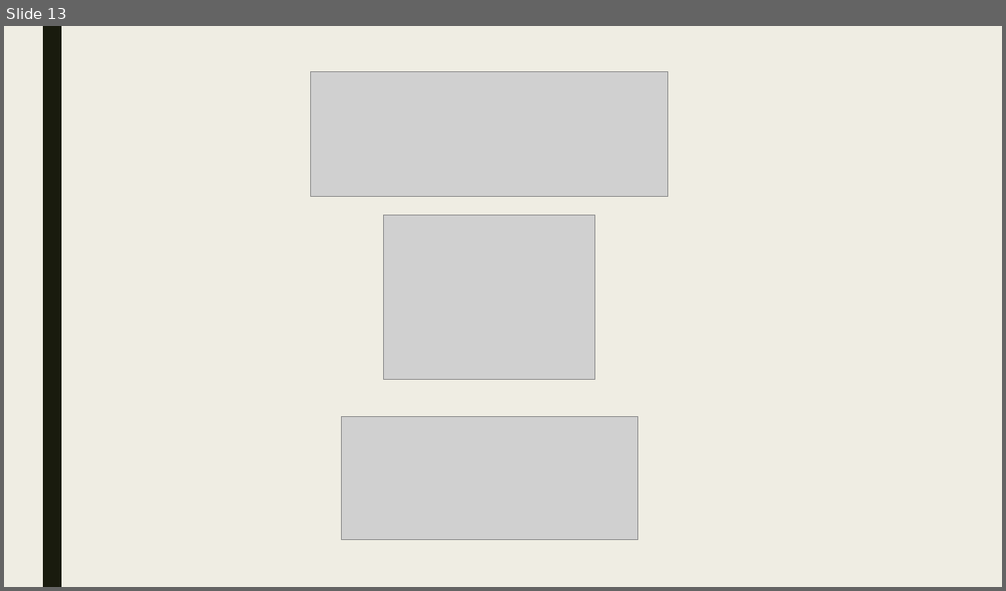
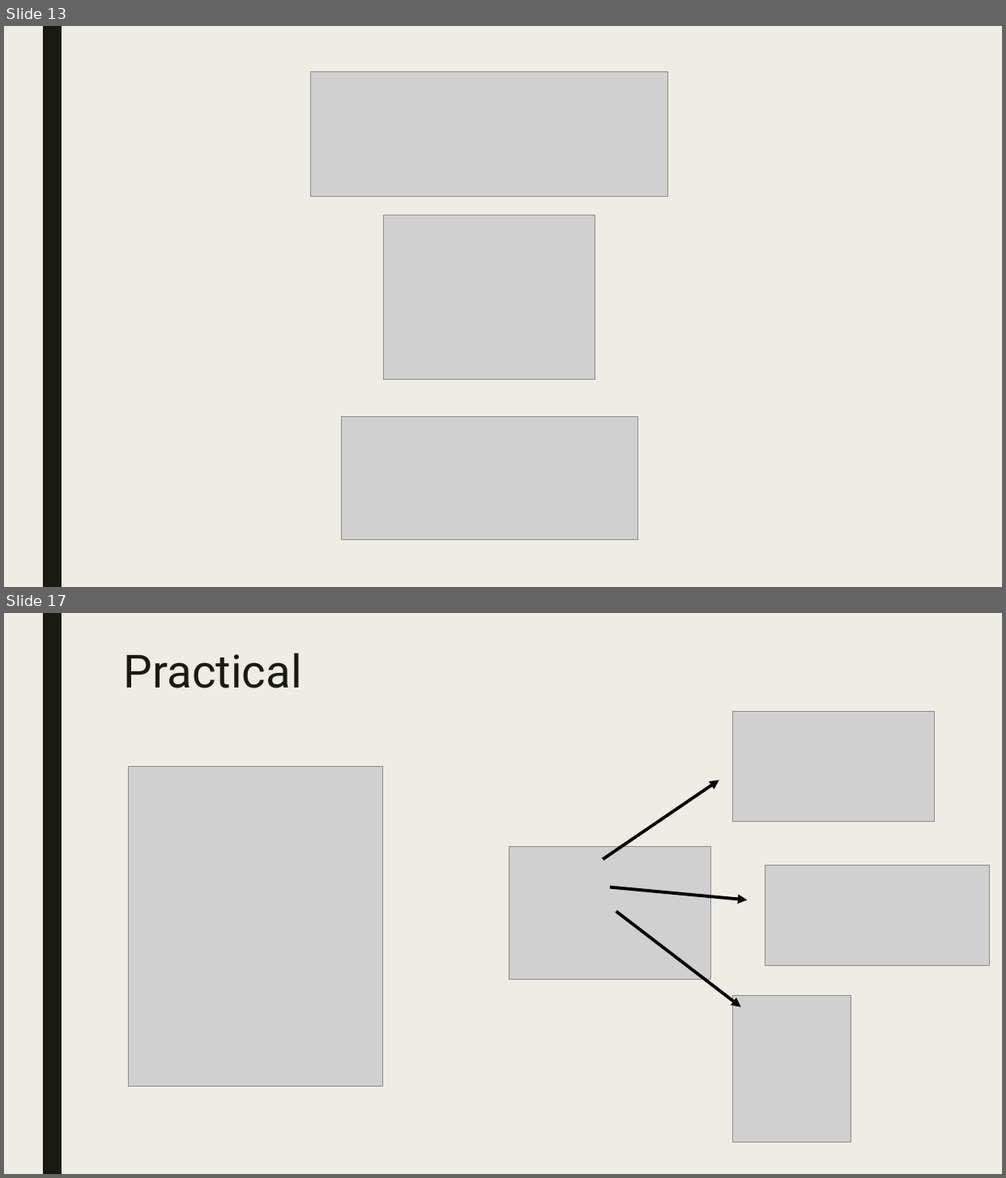
Before and after one commit to AugustT/reproducibility_masterclass, a slide deck: A Masterclass in Reproducibility.odp. Shown one above the other, each under a label of ours: slide 13 before the commit, slides 13 and 17 after it; the slides between them are not shown. The pictures are 1006x591 and 1006x1178 pixels, drawn with LibreOffice and Linux fonts; fonts in the diff are those of the drawing; grey boxes stand for pictures. Boxes give left, top, right and bottom in pixels: in the first picture for what was removed or moved away, otherwise in the second. Text is boxed around its words. In the diff, an @@ line names an element or a change of style, - is before the commit and + after.

```diff
--- a/A Masterclass in Reproducibility.odp
+++ b/A Masterclass in Reproducibility.odp
@@ slide 17 added at bbox=[4, 613, 1002, 1174], background #EFEDE3; not listed: 1 template element that a slide beside it also shows @@
@@ title added at bbox=[124, 653, 302, 688], 44 pt, text #191B0E @@
+Practical
@@ picture added at bbox=[733, 712, 935, 822] @@
@@ picture added at bbox=[128, 766, 382, 1086] @@
@@ arrow added from (603, 859) to (719, 780), #000000 3 pt @@
@@ picture added at bbox=[509, 846, 710, 980] @@
@@ picture added at bbox=[765, 866, 990, 965] @@
@@ arrow added from (610, 887) to (748, 901), #000000 3 pt @@
@@ arrow added from (616, 912) to (741, 1007), #000000 3 pt @@
@@ picture added at bbox=[733, 995, 850, 1142] @@
```
Also in this commit, not shown: 1 slide changed, 2 other slides added, 15 other files.
